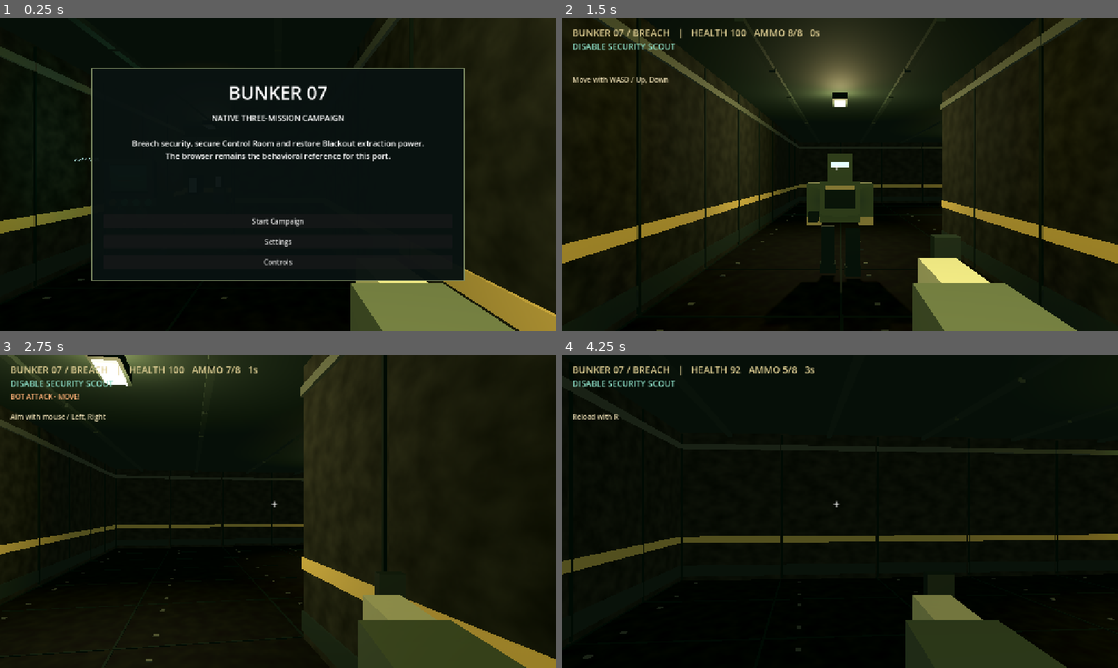
Above: before the commit, frames 1-4 (two rows, left to right).
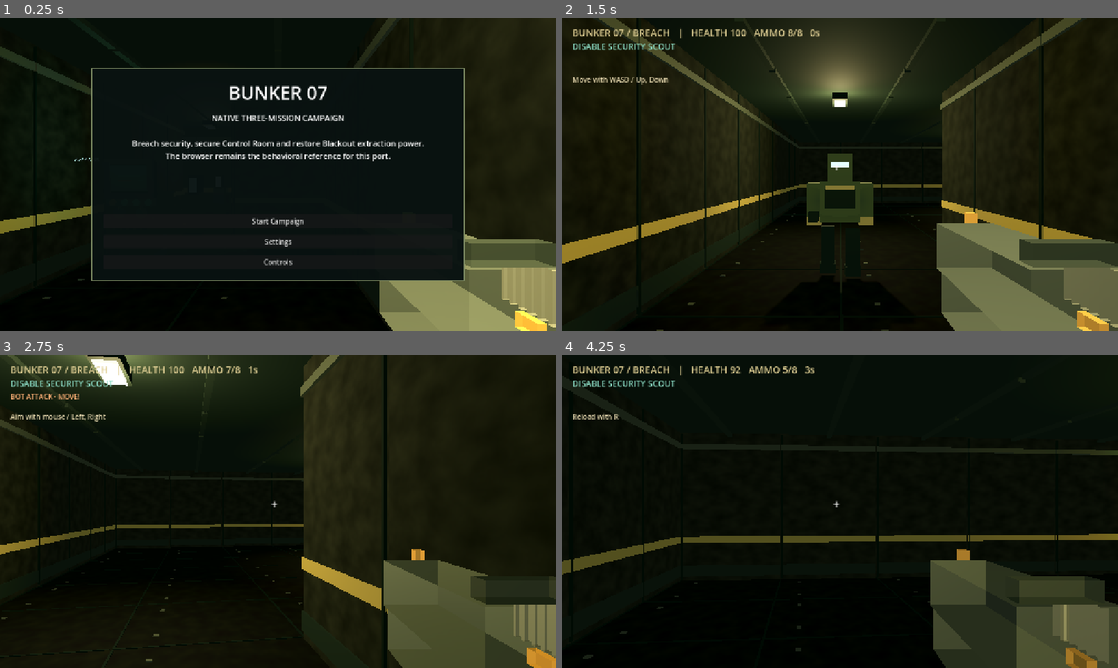
Above: after the commit, the same moments.

Repository: Jnoble555/bunker-07
Game: Godot game, scene res://scenes/control_room.tscn
Same seed, same stepped clock (60 frames per second), same inputs: the game is played once before the commit and once after it.
Inputs (mouse positions are in pixels of both pictures, inside the frame that each line leads up to):
- Up to frame 1 (0.25 s): no input
- Up to frame 2 (1.5 s): click "Start Campaign" at 0.5 s; click "Deploy" at 1.25 s
- Up to frame 3 (2.75 s): tap Enter at 2 s; move the mouse to (305, 511) at 2.02 s; hold W (move_forward) from 2.03 s (still down); tap Space (fire) at 2.1 s; click (305, 511) at 2.17 s
- Up to frame 4 (4.25 s): keep holding W (move_forward); move the mouse to (812, 511) at 2.77 s; tap Space (fire) at 2.85, 3.8 s; move the mouse to (851, 505) at 3.52 s; tap E (interact) at 3.6 s

The runs differ from the first frame. In frame 1, 7.2% of the frame differs, in the area x 63-100%, y 69-100%; in frame 2, 9.1%; in frame 3, 7.7%; in frame 4, 9.3%, in the area x 61-100%, y 62-100%.

Commit message:
Add Blender security sidearm and weapon animations

Diff:
--- /dev/null
+++ b/godot/scenes/security_sidearm.gd
@@ -0,0 +1,43 @@
+extends Node3D
+const Model = preload("res://assets/weapons/security_sidearm.glb")
+var slide: Node3D
+var magazine: Node3D
+var base: Node3D
+var slide_home := Vector3.ZERO
+var magazine_home := Vector3.ZERO
+var base_home := Vector3.ZERO
+
+func _ready() -> void:
+	var model := Model.instantiate()
+	add_child(model)
+	slide = model.find_child("Slide", true, false)
+	magazine = model.find_child("Magazine", true, false)
+	base = model.find_child("MagazineBase", true, false)
+	slide_home = slide.position
+	magazine_home = magazine.position
+	base_home = base.position
+	_prepare(model)
+
+func _prepare(node: Node) -> void:
+	if node is MeshInstance3D:
+		node.cast_shadow = GeometryInstance3D.SHADOW_CASTING_SETTING_OFF
+		for i in node.mesh.get_surface_count():
+			var material = node.get_active_material(i)
+			if material is StandardMaterial3D:
+				var copy := material.duplicate() as StandardMaterial3D
+				copy.no_depth_test = true
+				copy.render_priority = 100
+				node.set_surface_override_material(i, copy)
+	for child in node.get_children():
+		_prepare(child)
+
+func pose(flash: float, reload_left: float) -> void:
+	var kick := clampf(flash / 0.1, 0, 1)
+	slide.position = slide_home + Vector3(0, 0, kick * 0.035)
+	var drop := 0.0
+	if reload_left > 0:
+		var progress := 1.0 - reload_left / 0.8
+		drop = sin(clampf((progress - 0.12) / 0.76, 0, 1) * PI) * 0.22
+	magazine.position = magazine_home + Vector3(0, -drop, 0)
+	base.position = base_home + Vector3(0, -drop, 0)
+	rotation.x = kick * 0.12
--- /dev/null
+++ b/godot/scenes/security_sidearm.tscn
@@ -0,0 +1,4 @@
+[gd_scene load_steps=2 format=3]
+[ext_resource type="Script" path="res://scenes/security_sidearm.gd" id="1"]
+[node name="SecuritySidearm" type="Node3D"]
+script = ExtResource("1")
--- a/godot/scripts/player.gd
+++ b/godot/scripts/player.gd
@@ -29,15 +29,10 @@
 	camera.near = 0.04
 	camera.current = true
 	add_child(camera)
-	weapon = Node3D.new()
+	weapon = preload("res://scenes/security_sidearm.tscn").instantiate()
 	camera.add_child(weapon)
-	weapon.position = Vector3(0.18, -0.25, -0.43)
-	_add_weapon_box(Vector3(0.14, 0.17, 0.38), Vector3.ZERO, Color("4d5a44"))
-	_add_weapon_box(Vector3(0.07, 0.08, 0.28), Vector3(0, 0.055, -0.19), Color("9a9d7b"))
-	_add_weapon_box(Vector3(0.045, 0.09, 0.035), Vector3(0, 0.10, -0.27), Color("202d25"))
-	_add_weapon_box(Vector3(0.08, 0.17, 0.10), Vector3(0, -0.14, 0.08), Color("202d25"))
-	_add_weapon_box(Vector3(0.09, 0.10, 0.20), Vector3(-0.12, -0.08, 0.12), Color("737457"))
-	muzzle = _add_weapon_box(Vector3(0.10, 0.10, 0.06), Vector3(0, 0.055, -0.36), Color("ffce72"))
+	weapon.position = Vector3(0.18, -0.16, -0.43)
+	muzzle = _add_weapon_box(Vector3(0.10, 0.10, 0.06), Vector3(0, 0.055, -0.20), Color("ffce72"))
 	var glow := StandardMaterial3D.new()
 	glow.albedo_color = Color("ffe0a0")
 	glow.emission_enabled = true
@@ -47,7 +42,7 @@
 	glow.render_priority = 100
 	muzzle.material_override = glow
 	muzzle_light = OmniLight3D.new()
-	muzzle_light.position = Vector3(0, 0.055, -0.35)
+	muzzle_light.position = Vector3(0, 0.055, -0.20)
 	muzzle_light.light_color = Color("ffc577")
 	muzzle_light.omni_range = 3.5
 	muzzle_light.light_energy = 0
@@ -77,9 +72,10 @@
 	rotation = Vector3(0, -PI / 2, 0)
 	velocity = Vector3.ZERO
 	if weapon:
-		weapon.position = Vector3(0.18, -0.25, -0.43)
+		weapon.position = Vector3(0.18, -0.16, -0.43)
 		muzzle.visible = false
 		muzzle_light.light_energy = 0
+		weapon.pose(0, 0)
 
 func _unhandled_input(event: InputEvent) -> void:
 	if not controller or not controller.active or get_tree().paused:
@@ -103,6 +99,7 @@
 		var progress: float = 1.0 - controller.reload_remaining / 0.8
 		reload_offset = (progress / 0.25 if progress < 0.25 else (1.0 - progress) / 0.75) * 0.24
 	var sway: float = sin(controller.elapsed * 10) * 0.012 if input.length() > 0 else 0.0
-	weapon.position = Vector3(0.18 + sway, -0.25 - reload_offset, -0.43 + controller.flash * 0.8)
+	weapon.position = Vector3(0.18 + sway, -0.16 - reload_offset, -0.43 + controller.flash * 0.8)
+	weapon.pose(controller.flash, controller.reload_remaining)
 	muzzle.visible = controller.flash > 0
 	muzzle_light.light_energy = 1.3 if controller.flash > 0 else 0.0
--- /dev/null
+++ b/godot/tests/weapon_visual.gd
@@ -0,0 +1,46 @@
+extends SceneTree
+var game: Node
+func _initialize() -> void:
+	call_deferred("run")
+func frames(n: int) -> void:
+	for i in n: await physics_frame
+func shot(name: String) -> void:
+	await RenderingServer.frame_post_draw
+	root.get_texture().get_image().save_png("res://../docs/godot/campaign-screenshots/weapon-"+name+".png")
+func run() -> void:
+	game=load("res://scenes/control_room.tscn").instantiate()
+	root.add_child(game)
+	await frames(3)
+	game.start_run()
+	for enemy in game.enemies: enemy.set_physics_process(false)
+	await frames(3)
+	await shot("idle")
+	Input.action_press("move_forward")
+	await frames(5)
+	Input.action_release("move_forward")
+	await shot("movement")
+	game.request_action("fire")
+	await frames(2)
+	await shot("firing")
+	await frames(15)
+	game.request_action("reload")
+	await frames(12)
+	await shot("reload-out")
+	var pose: Vector3=game.player.weapon.magazine.position
+	game.set_paused(true)
+	await create_timer(.2,true).timeout
+	assert(game.player.weapon.magazine.position==pose)
+	game.set_paused(false)
+	await frames(12)
+	await shot("reload-in")
+	await frames(35)
+	game.ammo=0
+	await shot("empty")
+	game.retry_run()
+	await frames(3)
+	assert(game.ammo==8)
+	await shot("retry")
+	print("WEAPON: movement/fire/reload/pause/empty/retry rendered; pause and retry assertions passed")
+	game.queue_free()
+	await create_timer(.2,true).timeout
+	quit()
Binary file added: godot/assets/weapons/security_sidearm.glb
Not shown, added: godot/assets/weapons/security_sidearm.glb.import
Not shown, added: godot/scenes/security_sidearm.gd.uid
Not shown, added: assets/source/security-sidearm/security_sidearm.blend
